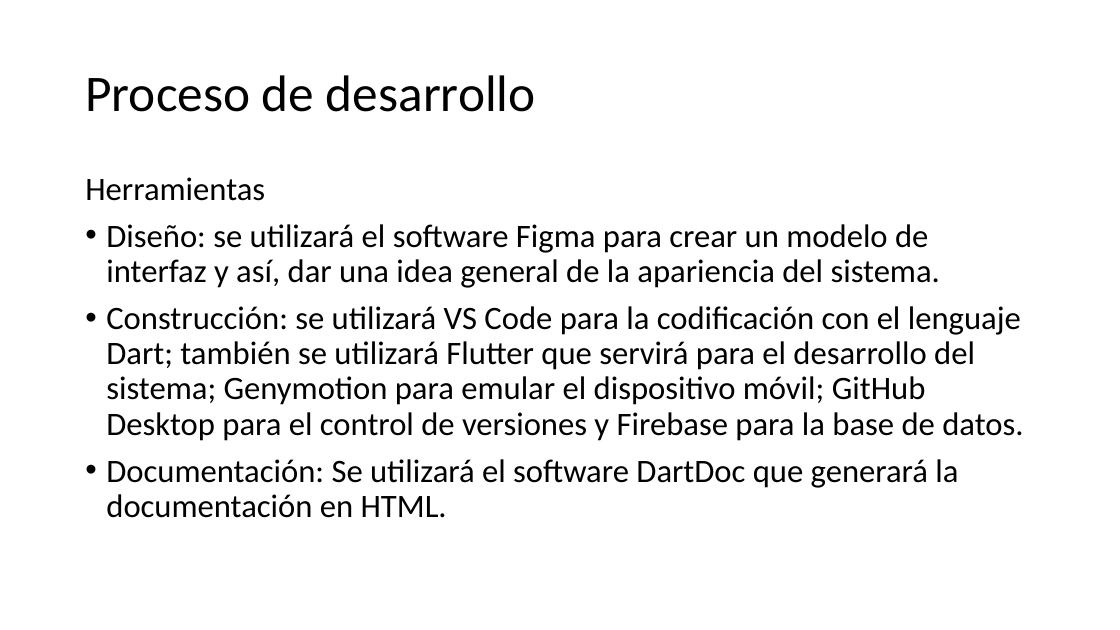
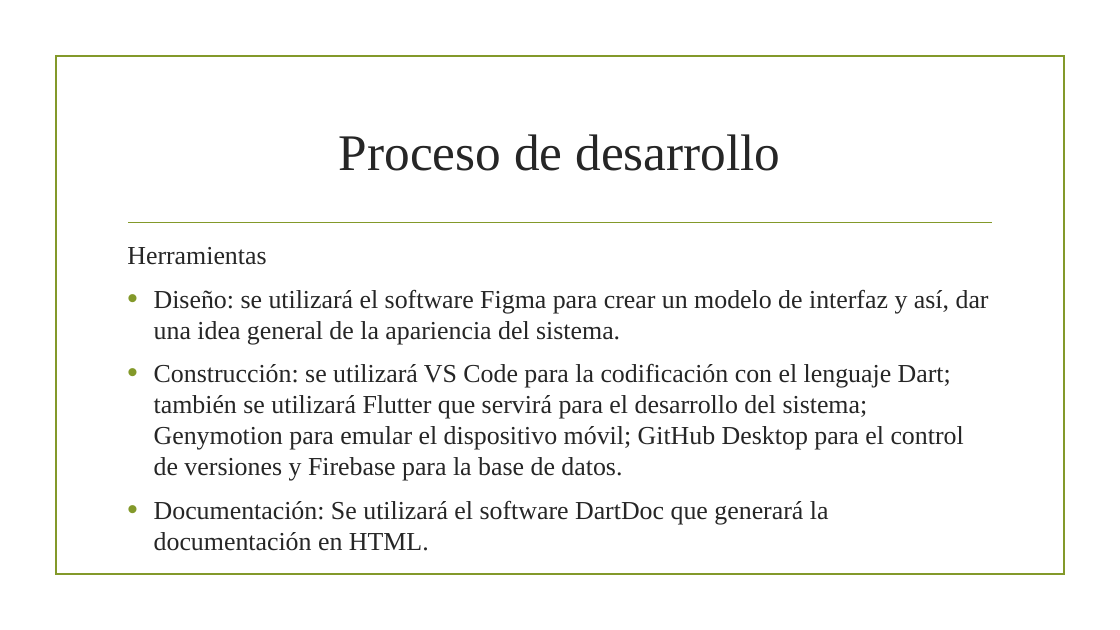
Before and after one commit to CarlosGreene/ProyectoEquipo4, a slide deck: slide 7 of Segunda Entrega.pptm. Drawn at 1120x630 pixels with LibreOffice and Linux fonts; fonts in the diff are those of the drawing; background and template pictures are left out. Boxes give left, top, right and bottom in pixels: in the first picture for what was removed or moved away, otherwise in the second. Text is boxed around its words. In the diff, an @@ line names an element or a change of style, - is before the commit and + after.

```diff
--- a/Segunda Entrega.pptm
+++ b/Segunda Entrega.pptm
@@ rectangle added at (55, 56, 1064, 575), outline #83992A 1.25 pt @@
@@ title "Proceso de desarrollo": place and size @@
-title "Proceso de desarrollo" at (85, 75, 536, 112)
+title "Proceso de desarrollo" at (339, 134, 780, 171)
@@ title "Proceso de desarrollo" at (339, 134, 780, 171): font Calibri to Times New Roman, text colour #000000 to #262626; alignment left to centre; line spacing 0.9 to 1 @@
@@ text "Herramientas": place and size @@
-text "Herramientas" at (85, 177, 1023, 518)
+text "Herramientas" at (127, 247, 989, 551)
@@ text "Herramientas" at (127, 247, 989, 551): size 28 to 22.2 pt, font Calibri to Times New Roman, text colour #000000 to #262626; line spacing 0.9 to 1; indent changed @@
@@ line added from (129, 223) to (992, 223), #83992A 1.25 pt @@
```
Also in this commit, not shown: 7 other slides changed, 2 slides added, 3 slides removed, 10 other files.
